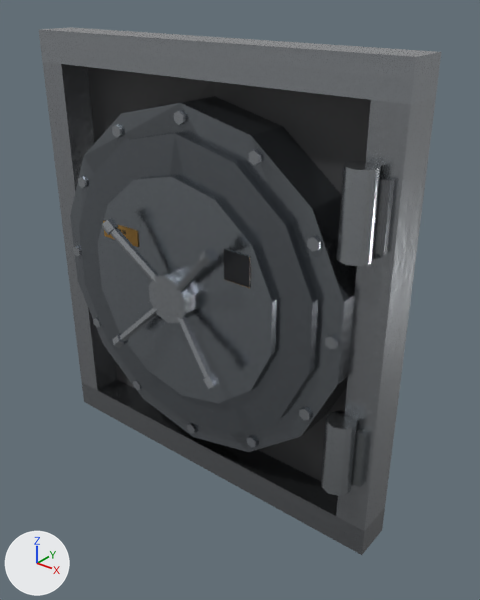
The glTF model assets/coronado_kit/props/indoor/places/prop_vault_door_clean_near.glb as it was, and as the next commit left it.
Rendered twice from a 50 mm lens placed at (1.98, -2.14, 2.43), pointed at (0.2, 0.09, 1.05). The axes (+X, +Y, +Z) are drawn at lower left. The lights are the same throughout. The picture after the commit comes second. Vertices at exactly the same position are counted once.

The first picture shows 'prop_vault_door_near'.
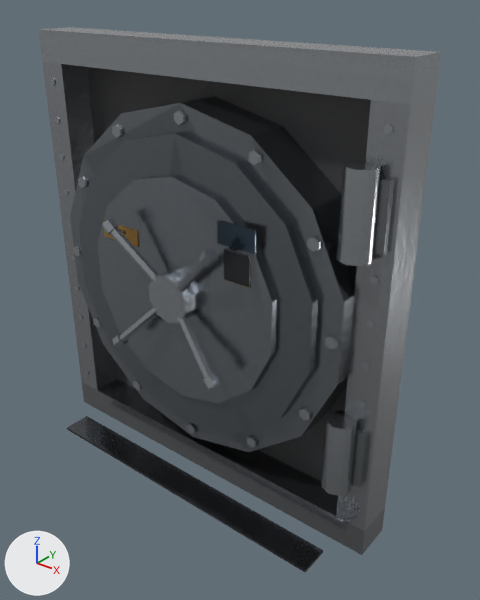
Edits to the bpy script that builds the scene:
```text
Change me_prop_vault_door_near:
    used by ob_prop_vault_door_near; location = (0.0, 0.0, 0.0)
    remove me_prop_vault_door_near.from_pydata(...)  # 457 vertices, 664 faces; spans x -1.0..1.0, y -0.28..0.2, z 0.0..2.2
    add me_prop_vault_door_near.from_pydata(...)  # 717 vertices, 1010 faces; spans x -1.0..1.0, y -0.28..0.2, z 0.0..2.2
    me_prop_vault_door_near part 1
    252 vertices are added at x -0.95..0.95, y -0.25..0.0, z 0.0..1.98
    336 new faces join them
    me_prop_vault_door_near part 2
    8 vertices are added at x 0.26..0.46, y -0.14..-0.13, z 1.42..1.52
    10 new faces join them
    me_prop_vault_door_near part 3: 23 kept faces spanning x -1.0..0.86, y -0.28..0.0, z 0.0..1.66 get new vertex colours; the middle colour goes from light grey #d2d6d8 to light grey #ced2d4
```

Changed parts and their boxes (x1, y1, x2, y2) in the pictures (480 x 600 px):
'prop_vault_door_near', reshaped: before (39, 27, 441, 555); after (39, 27, 441, 572)
part 1 of me_prop_vault_door_near, added: after (50, 78, 393, 572)
part 2 of me_prop_vault_door_near, added: after (217, 221, 256, 254)
part 3 of me_prop_vault_door_near, edited (looks the same): (87, 177, 333, 491) in both
